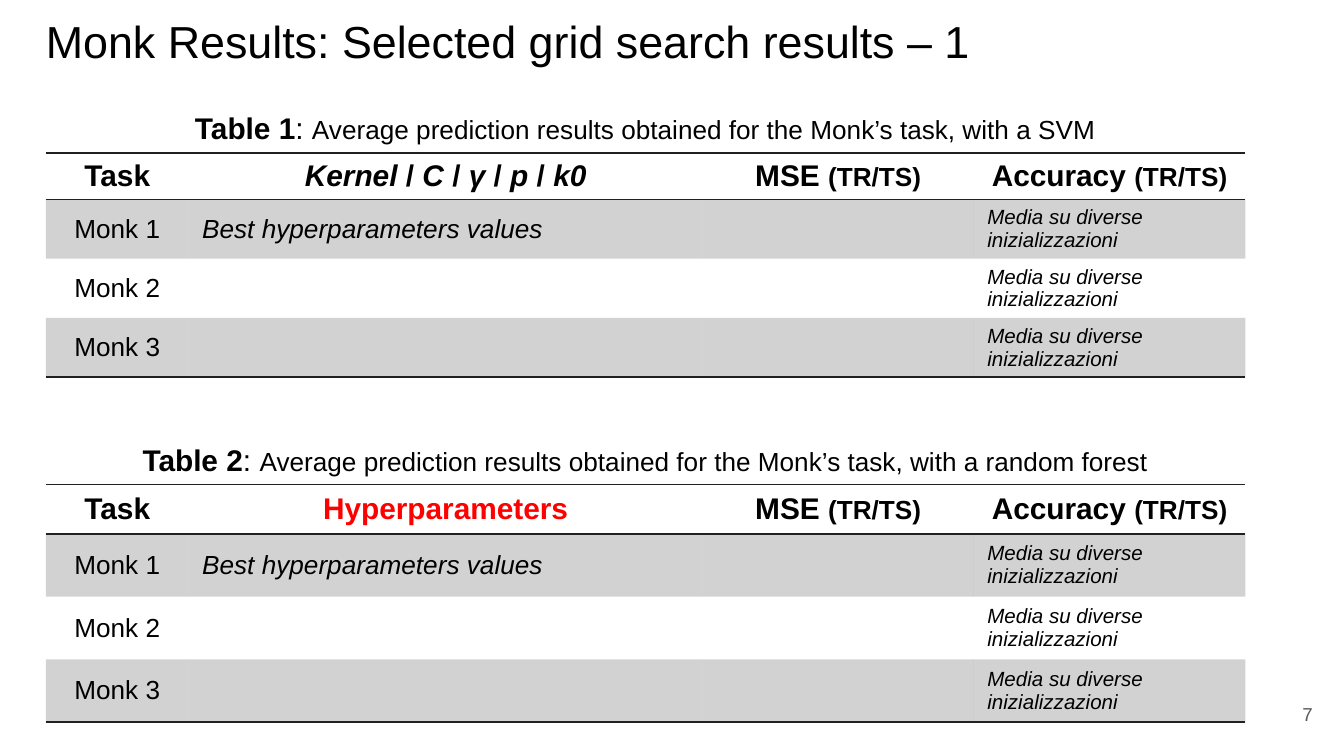
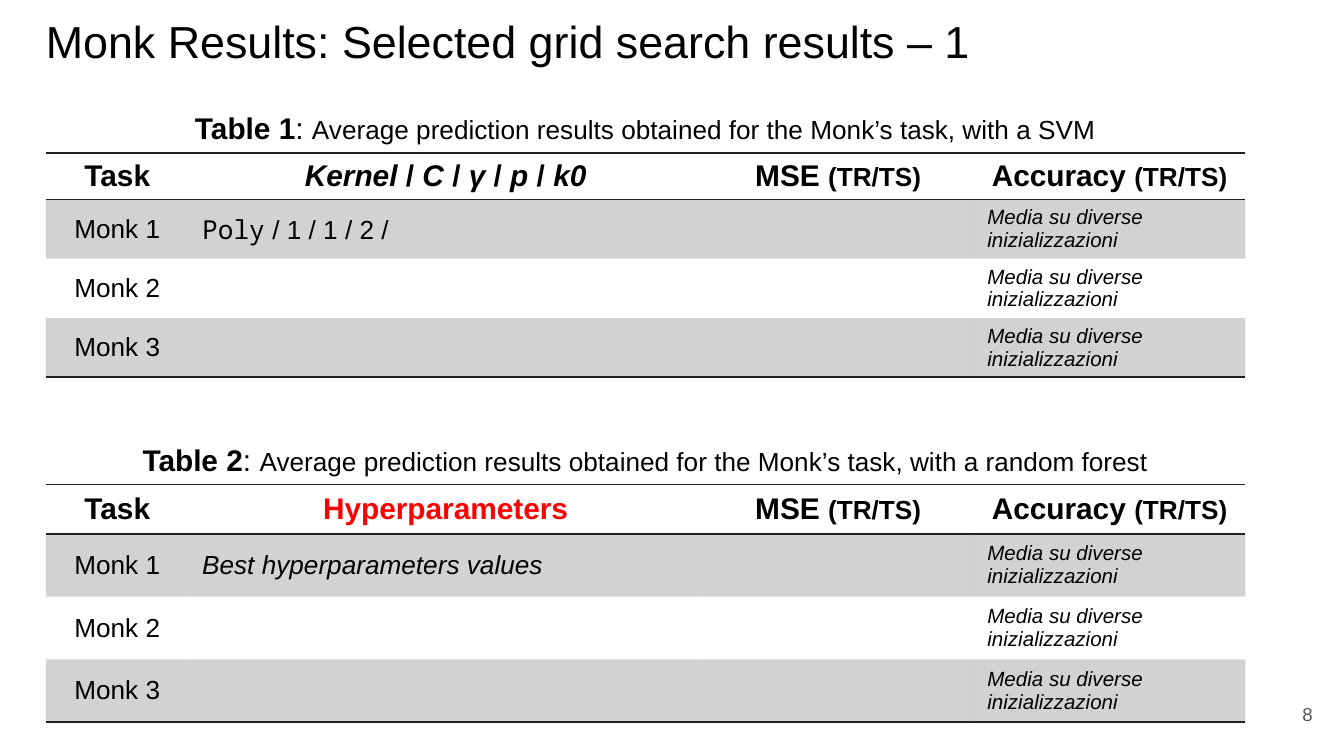
Before and after one commit to paolo-junior-mollica/machine-learning-project, a slide deck: slide 8 of relazione/ML-2023-PRJ-Slides-Demo.pptx (slide 7 before the commit). Drawn at 1344x756 pixels with LibreOffice and Linux fonts; fonts in the diff are those of the drawing. Boxes give left, top, right and bottom in pixels: in the first picture for what was removed or moved away, otherwise in the second. Text is boxed around its words. In the diff, an @@ line names an element or a change of style, - is before the commit and + after.

```diff
--- a/relazione/ML-2023-PRJ-Slides-Demo.pptx
+++ b/relazione/ML-2023-PRJ-Slides-Demo.pptx
@@ table at (46, 153, 1245, 391) @@
-row 2, column 2: Best hyperparameters values
+row 2, column 2: Poly / 1 / 1 / 2 /
@@ page number at (1302, 708, 1312, 721): text changed @@
-7
+8
```
Also in this commit, not shown: 4 other slides changed, 1 slide added.
